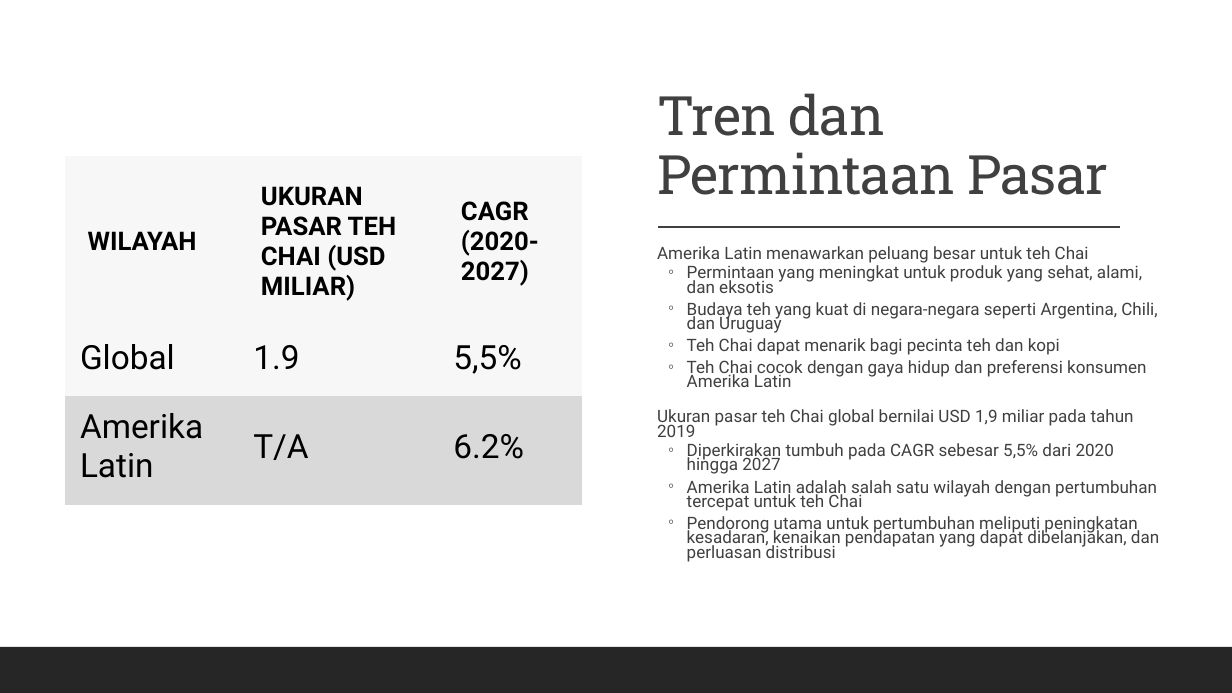
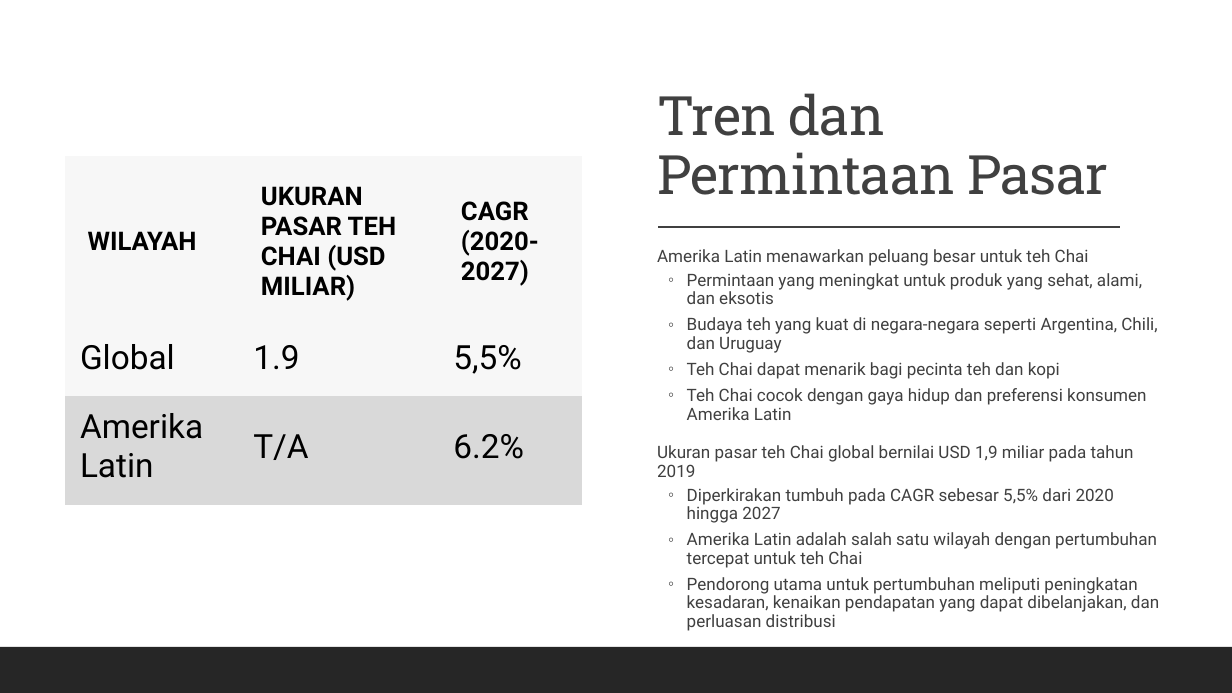
Before and after one commit to MicrosoftLearning/MS-4004-Empower-workforce-copilot-use-cases.id-id, a slide deck: slide 7 of ResourceFiles/Mystic Spice Premium Chai Market Analysis Presentation.pptx. Drawn at 1232x693 pixels with LibreOffice and Linux fonts; fonts in the diff are those of the drawing. Boxes give left, top, right and bottom in pixels: in the first picture for what was removed or moved away, otherwise in the second. Text is boxed around its words. In the diff, an @@ line names an element or a change of style, - is before the commit and + after.

```diff
--- a/ResourceFiles/Mystic Spice Premium Chai Market Analysis Presentation.pptx
+++ b/ResourceFiles/Mystic Spice Premium Chai Market Analysis Presentation.pptx
@@ text "Amerika Latin menawarkan peluang besar ..." at [657, 249, 1159, 612]: line spacing 0.7 to 0.9 @@
```
Also in this commit, not shown: 7 other slides changed, 37 other files.
